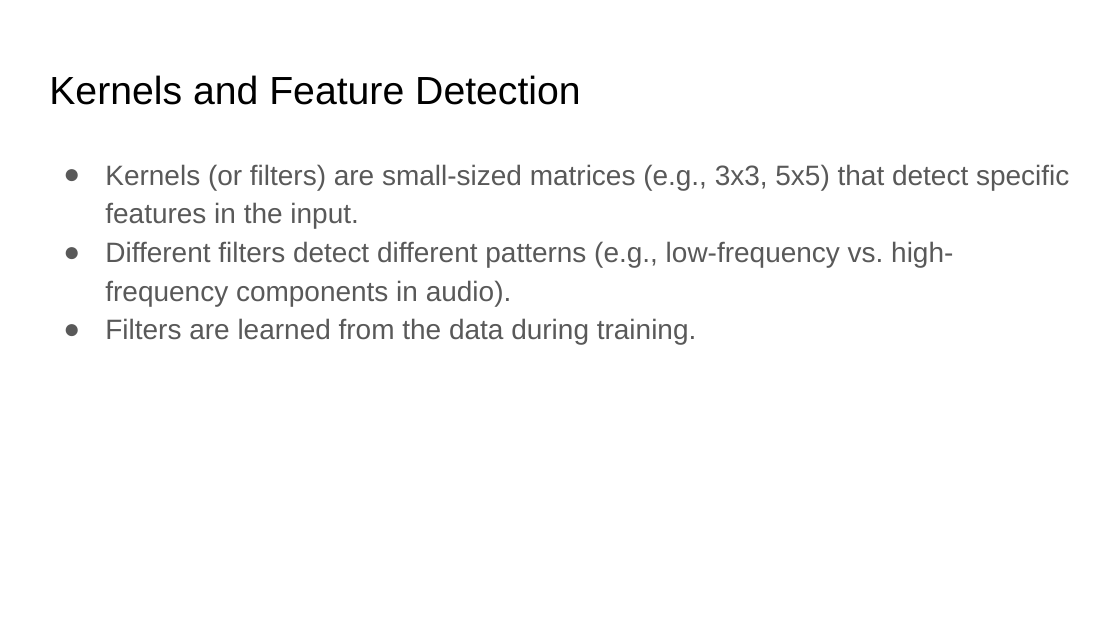
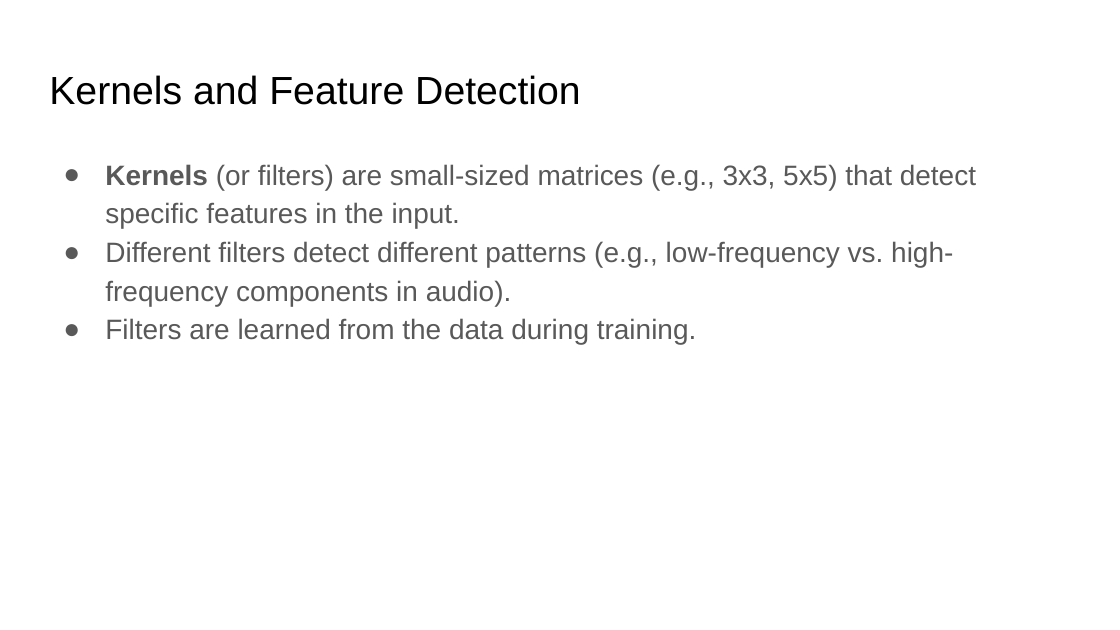
Before and after one commit to xserra/audio-coding-materials, a slide deck: slide 8 of lectures/6. Neural audio compression.pptx. Drawn at 1120x630 pixels with LibreOffice and Linux fonts; fonts in the diff are those of the drawing. Boxes give left, top, right and bottom in pixels: in the first picture for what was removed or moved away, otherwise in the second. Text is boxed around its words. In the diff, an @@ line names an element or a change of style, - is before the commit and + after.

```diff
--- a/lectures/6. Neural audio compression.pptx
+++ b/lectures/6. Neural audio compression.pptx
@@ text at box(105, 164, 976, 229): bold on in "Kernels" @@
```
Also in this commit, not shown: 1 other slide changed, 2 slides added, 1 slide removed.
